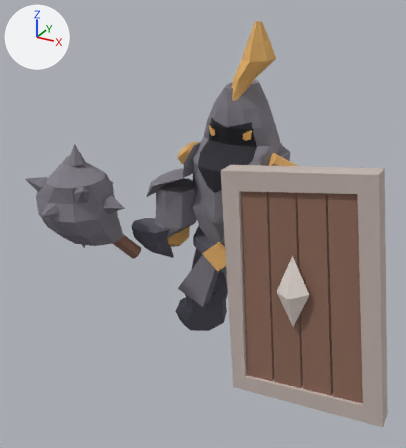
A saved change to the glTF model art/enemies/guardian/production/guardian-model.glb.
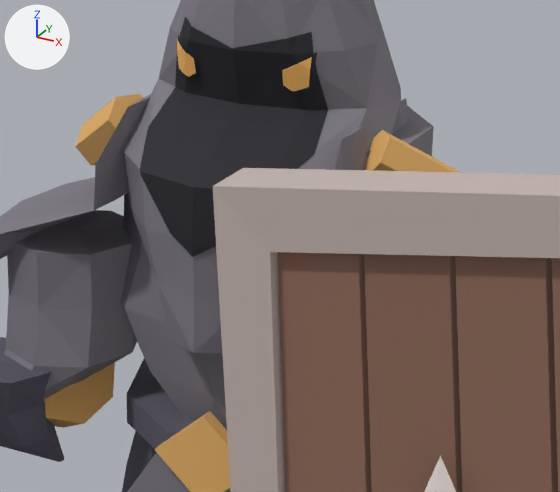
The first picture shows the older version from a 50 mm lens placed at (0.871, -1.905, 1.416), pointed at (-0.031, -0.265, 0.596). The close-ups show the older and then the newer version on the part from 38% to 81% of the width and 25% to 60% of the height of that picture. Only the edits that show in the close-ups are written down. Arrows for +X, +Y and +Z are at upper left; the lights stay in place. Vertices at exactly the same position are counted once.

Names of what the first close-up shows: 'BeltClasp', 'Breastplate', 'Forearm.L', 'Gauntlet.L', 'GoldShoulderTrim', 'GoldShoulderTrim.001', 'Helmet', 'Pauldron.L', 'ShieldFrame', 'ShieldPlank.1', 'ShieldPlank.2', 'ShieldPlank.3', 'Visor.L', 'Visor.R' and 11 more.
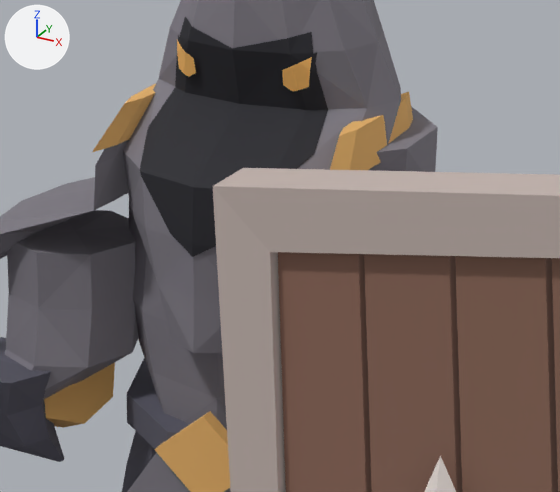
Pixel boxes [x1, y1, x2, y2] of what changed, in the close-ups (560 x 492 px):
```json
{"object": "Breastplate", "change": "reshaped", "before": [120, 94, 434, 430], "after": [128, 106, 438, 430]}
{"object": "GoldShoulderTrim.R", "change": "added", "after": [330, 92, 413, 170], "on screen": "brown"}
{"object": "GoldShoulderTrim.001", "change": "deleted", "before": [364, 130, 460, 172], "on screen": "orange"}
{"object": "GoldShoulderTrim", "change": "deleted", "before": [75, 94, 143, 166], "on screen": "orange"}
{"object": "GoldShoulderTrim.L", "change": "added", "after": [92, 84, 156, 152], "on screen": "brown"}
{"object": "Pauldron.R", "change": "unchanged, covered by the edit", "before": [335, 98, 409, 170]}
```

The change, as JSON lines over the scene's bpy script:
```json
{"block": "me_breastplate", "where": "# used by ob_breastplate; location = (0.0, 0.0, 0.013)"}
{"op": "remove", "block": "me_breastplate", "code": "me_breastplate.from_pydata(...)  # 72 vertices, 140 faces; spans x -0.218..0.177, y -0.172..0.145, z 0.343..0.805"}
{"op": "add", "block": "me_breastplate", "code": "me_breastplate.from_pydata(...)  # 72 vertices, 140 faces; spans x -0.193..0.193, y -0.172..0.145, z 0.343..0.805"}
{"block": "me_breastplate", "change": "me_breastplate part 1: 72 of 72 vertices moved; they spanned x -0.218..0.177, y -0.172..0.145, z 0.343..0.805 and now span x -0.193..0.193, y -0.172..0.145, z 0.343..0.805; mean shift (-0.004, 0.0, 0.0)"}
{"op": "add", "block": "me_goldshouldertrim_l_001", "code": ["me_goldshouldertrim_l_001 = bpy.data.meshes.new('GoldShoulderTrim.L.001')", "me_goldshouldertrim_l_001.from_pydata(...)  # 16 vertices, 28 faces; spans x -0.016..0.02, y -0.148..0.119, z -0.022..0.022", "me_goldshouldertrim_l_001.materials.append(mat_enemy_facet_palette)"]}
{"op": "add", "block": "me_goldshouldertrim_l", "code": ["me_goldshouldertrim_l = bpy.data.meshes.new('GoldShoulderTrim.L')", "me_goldshouldertrim_l.from_pydata(...)  # 16 vertices, 28 faces; spans x -0.02..0.016, y -0.148..0.119, z -0.022..0.022", "me_goldshouldertrim_l.materials.append(mat_enemy_facet_palette)"]}
{"op": "remove", "block": "ob_goldshouldertrim", "code": ["ob_goldshouldertrim = bpy.data.objects.new('GoldShoulderTrim', me_goldshouldertrim)", "ob_goldshouldertrim.location = (-0.2, -0.065, 0.786)"]}
{"op": "remove", "block": "ob_goldshouldertrim_001", "code": ["ob_goldshouldertrim_001 = bpy.data.objects.new('GoldShoulderTrim.001', me_goldshouldertrim_001)", "ob_goldshouldertrim_001.location = (0.2, -0.065, 0.786)"]}
{"op": "add", "block": "ob_goldshouldertrim_r", "code": ["ob_goldshouldertrim_r = bpy.data.objects.new('GoldShoulderTrim.R', me_goldshouldertrim_l_001)", "ob_goldshouldertrim_r.location = (0.14, -0.064, 0.828)"]}
{"op": "add", "block": "ob_goldshouldertrim_l", "code": ["ob_goldshouldertrim_l = bpy.data.objects.new('GoldShoulderTrim.L', me_goldshouldertrim_l)", "ob_goldshouldertrim_l.location = (-0.14, -0.064, 0.828)"]}
```
